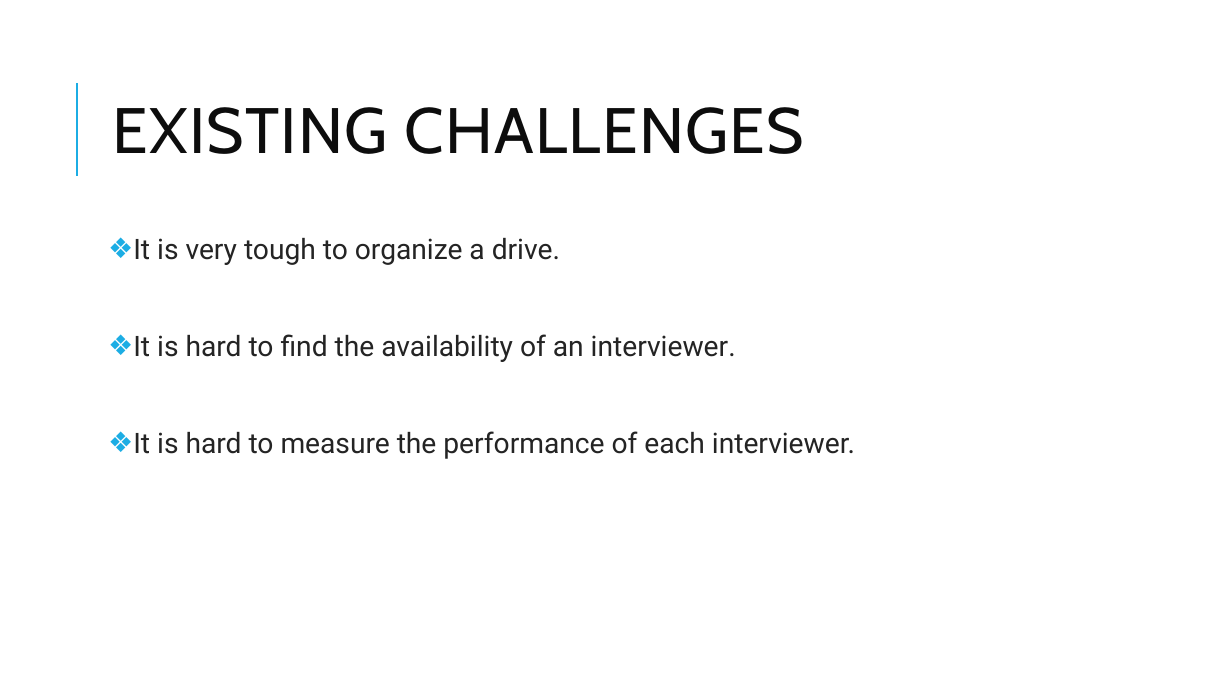
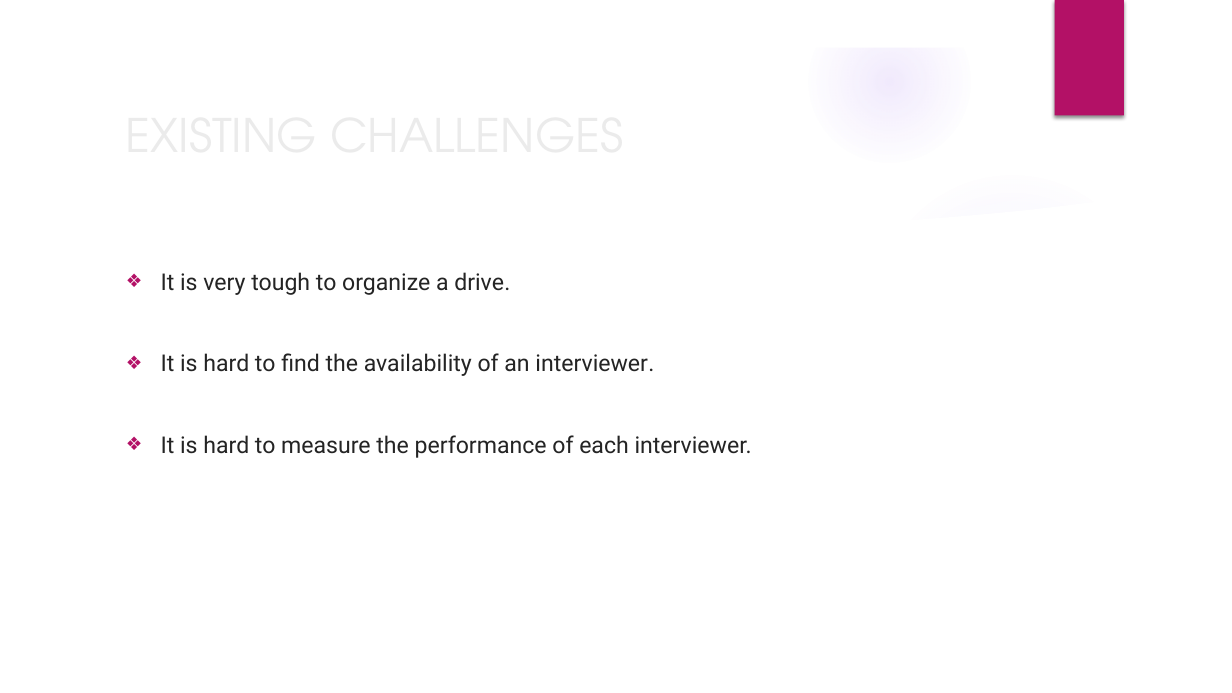
Before and after one commit to TeamAlpha01/Project, a slide deck: slide 4 of Demo PPT/Demo Template.pptx. Drawn at 1232x693 pixels with LibreOffice and Linux fonts; fonts in the diff are those of the drawing; background and template pictures are left out. Boxes give left, top, right and bottom in pixels: in the first picture for what was removed or moved away, otherwise in the second. Text is boxed around its words. In the diff, an @@ line names an element or a change of style, - is before the commit and + after.

```diff
--- a/Demo PPT/Demo Template.pptx
+++ b/Demo PPT/Demo Template.pptx
@@ group added at [0,0,1232,693]: 3 ellipses, 2 freeform shapes @@
@@ rectangle added at [1055,0,1124,116], fill #B31166 @@
@@ line removed from (77, 176) to (77, 83) @@
@@ title "EXISTING CHALLENGES": place and size @@
-title "EXISTING CHALLENGES" at [113,107,804,154]
+title "EXISTING CHALLENGES" at [116,98,1002,169]
@@ title "EXISTING CHALLENGES" at [116,98,1002,169]: size 50 to 36 pt, font Cabin to TeX Gyre Adventor, text colour #0D0D0D to #EBEBEB, letter spacing 1 to 0 pt; line spacing 0.8 to 1 @@
@@ text "It is very tough to ...": place and size @@
-text "It is very tough to ..." at [133,238,855,459]
+text "It is very tough to ..." at [161,272,752,458]
@@ text "It is very tough to ..." at [161,272,752,458]: size 22 to 18 pt; indent changed; line spacing 0.9 to 1; less space between paragraphs; bullet colour #1CADE4 to #B31166 @@
```
Also in this commit, not shown: 10 other slides changed, 1 slide added, 1 slide removed.
